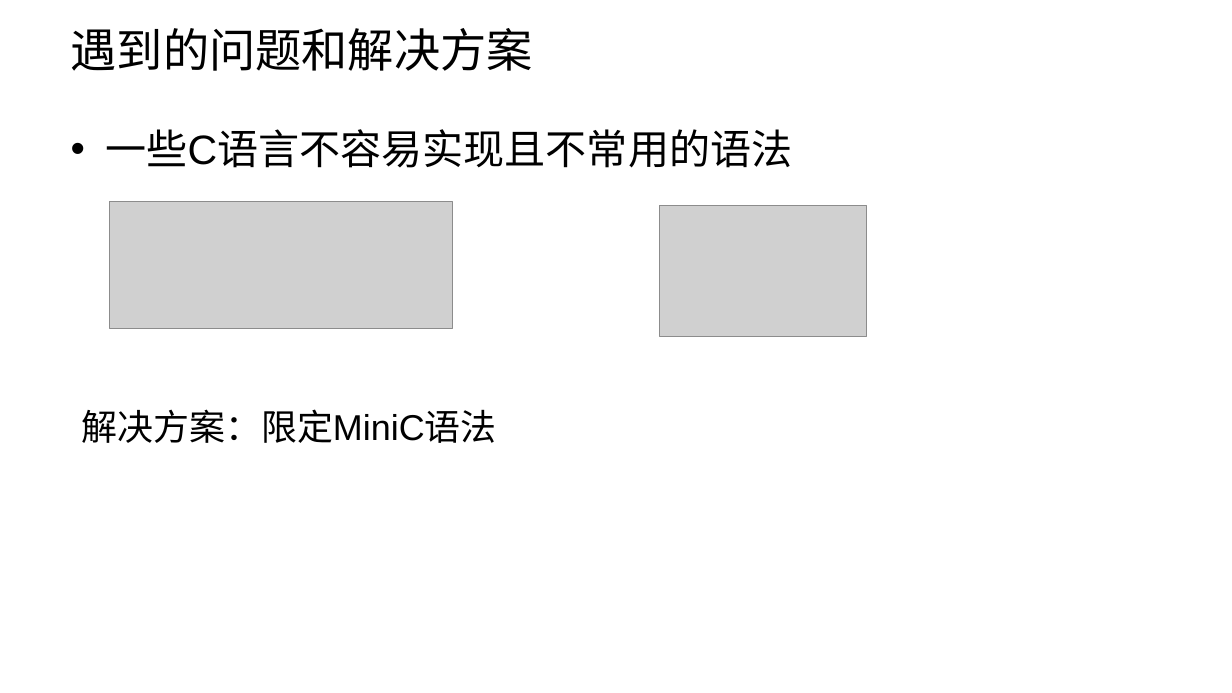
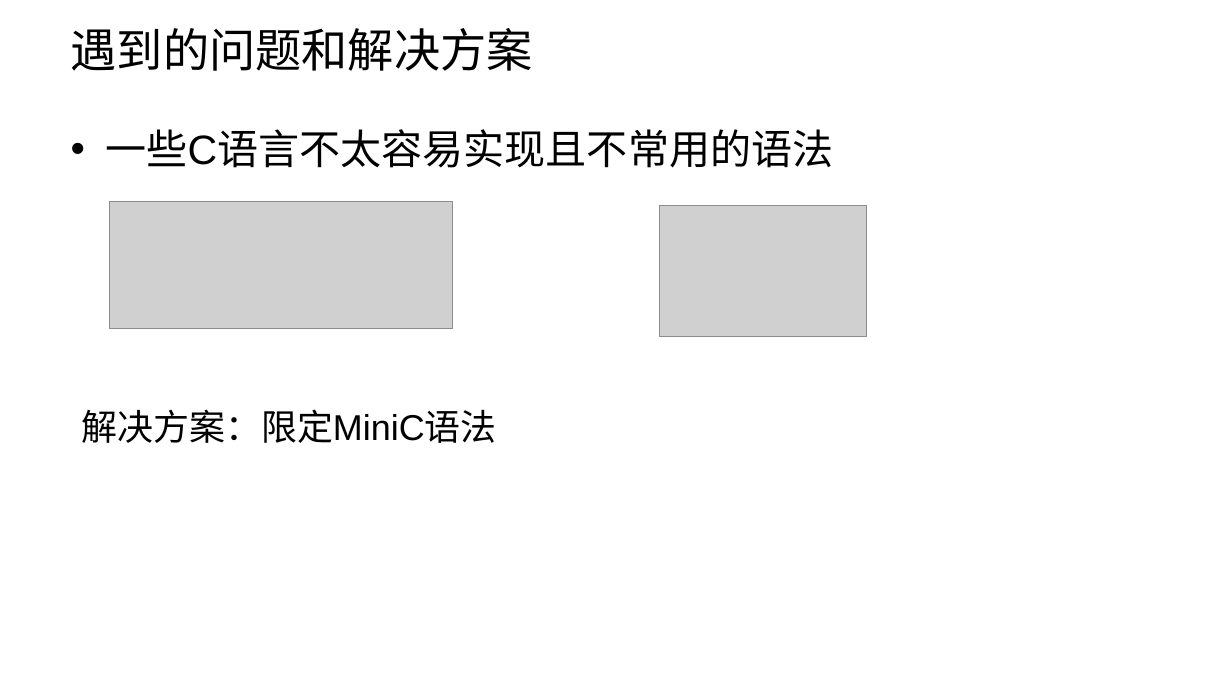
Before and after one commit to liwyNo/MiniCCompiler, a slide deck: slide 5 of doc/midterm.pptx (slide 6 before the commit). Drawn at 1232x693 pixels with LibreOffice and Linux fonts; fonts in the diff are those of the drawing; grey boxes stand for pictures; background and template pictures are left out. Boxes give left, top, right and bottom in pixels: in the first picture for what was removed or moved away, otherwise in the second. Text is boxed around its words. In the diff, an @@ line names an element or a change of style, - is before the commit and + after.

```diff
--- a/doc/midterm.pptx
+++ b/doc/midterm.pptx
@@ text at [105,129,833,168]: text changed @@
-• 一些C语言不容易实现且不常用的语法
+• 一些C语言不太容易实现且不常用的语法
```
Also in this commit, not shown: 1 other slide changed, 1 slide removed, 6 other files.
